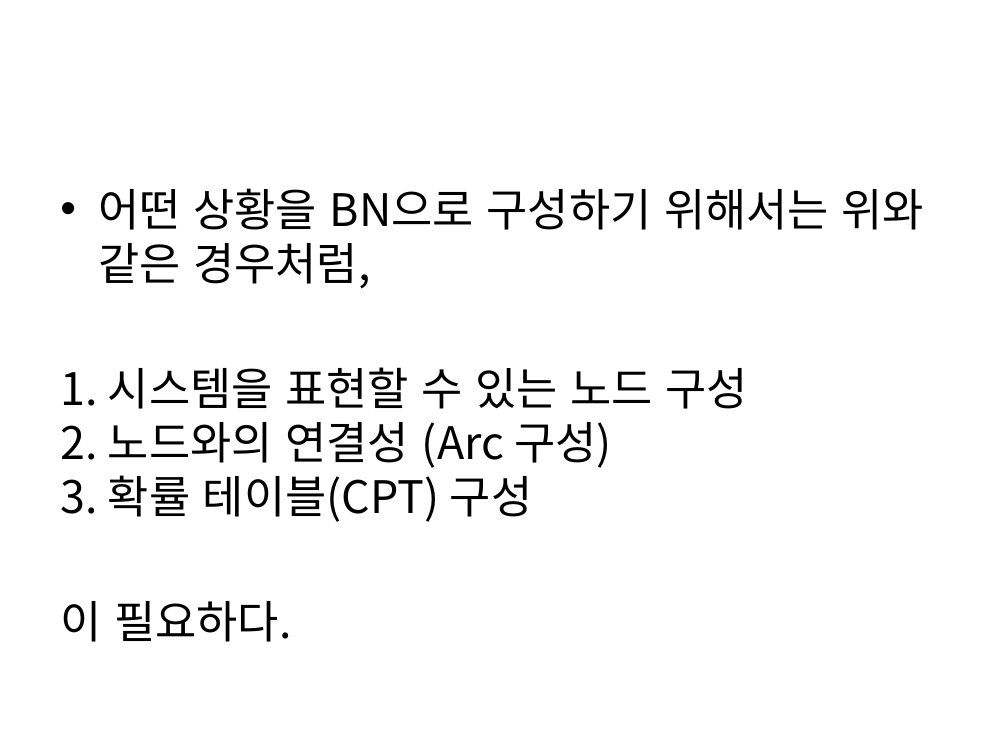
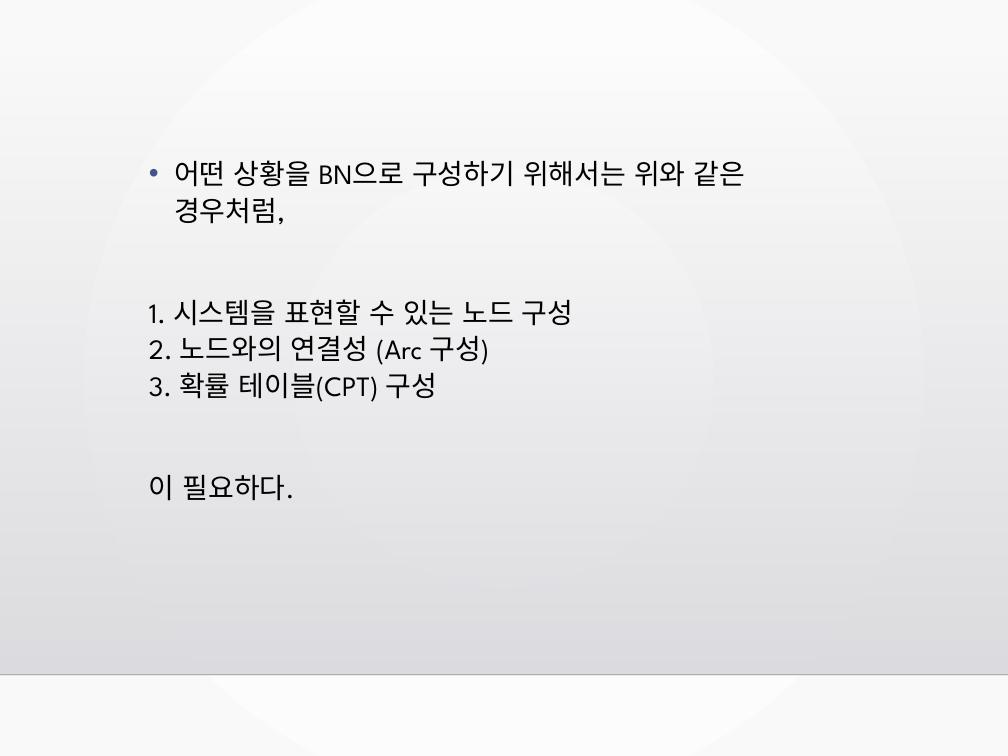
Before and after one commit to LEECHHE/capstone, a slide deck: slide 7 of papers/Bayesian.Network.pptx (slide 8 before the commit). Drawn at 1008x756 pixels with LibreOffice and Linux fonts; fonts in the diff are those of the drawing; background and template pictures are left out. Boxes give left, top, right and bottom in pixels: in the first picture for what was removed or moved away, otherwise in the second. Text is boxed around its words. In the diff, an @@ line names an element or a change of style, - is before the commit and + after.

```diff
--- a/papers/Bayesian.Network.pptx
+++ b/papers/Bayesian.Network.pptx
@@ background #FFFFFF to gradient #FFFFFF to #FAFAFA @@
@@ rectangle added at (0,51,1008,674), fill gradient #DCDCE0 to #DEDEE2 @@
@@ text "어떤 상황을 BN으로 구성하기 위해서는 ...": place and size @@
-text "어떤 상황을 BN으로 구성하기 위해서는 ..." at (60,188,923,642)
+text "어떤 상황을 BN으로 구성하기 위해서는 ..." at (149,160,746,501)
@@ text "어떤 상황을 BN으로 구성하기 위해서는 ..." at (149,160,746,501): size 32 to 20 pt, font Noto Sans CJK KR to League Spartan; indent changed; line spacing 1 to 1.1; more space between paragraphs @@
@@ line added from (0, 674) to (1008, 674), #000001 1 pt @@
```
Also in this commit, not shown: 16 other slides changed, 4 slides added, 1 slide removed, 3 other files.
